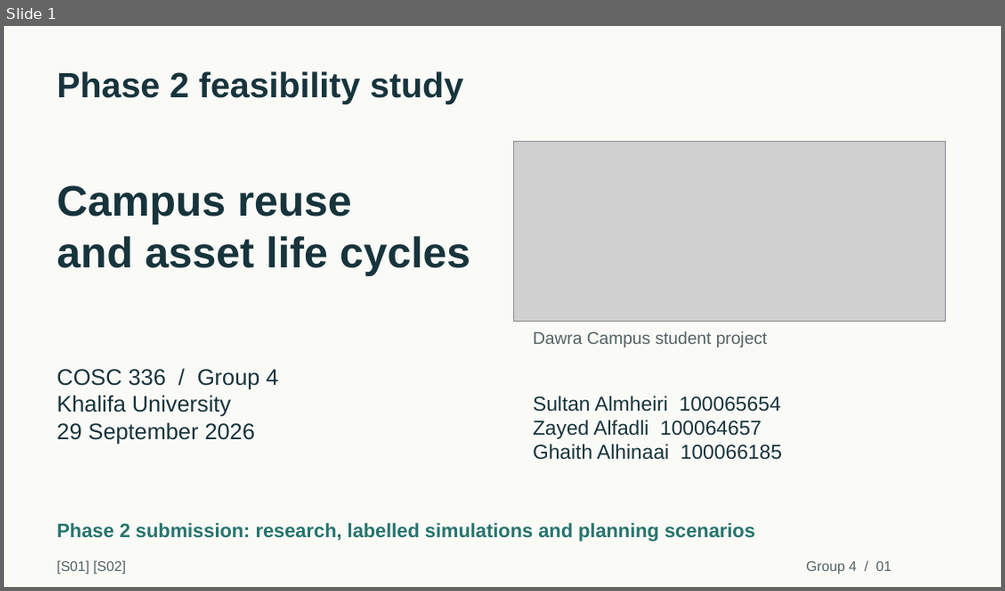
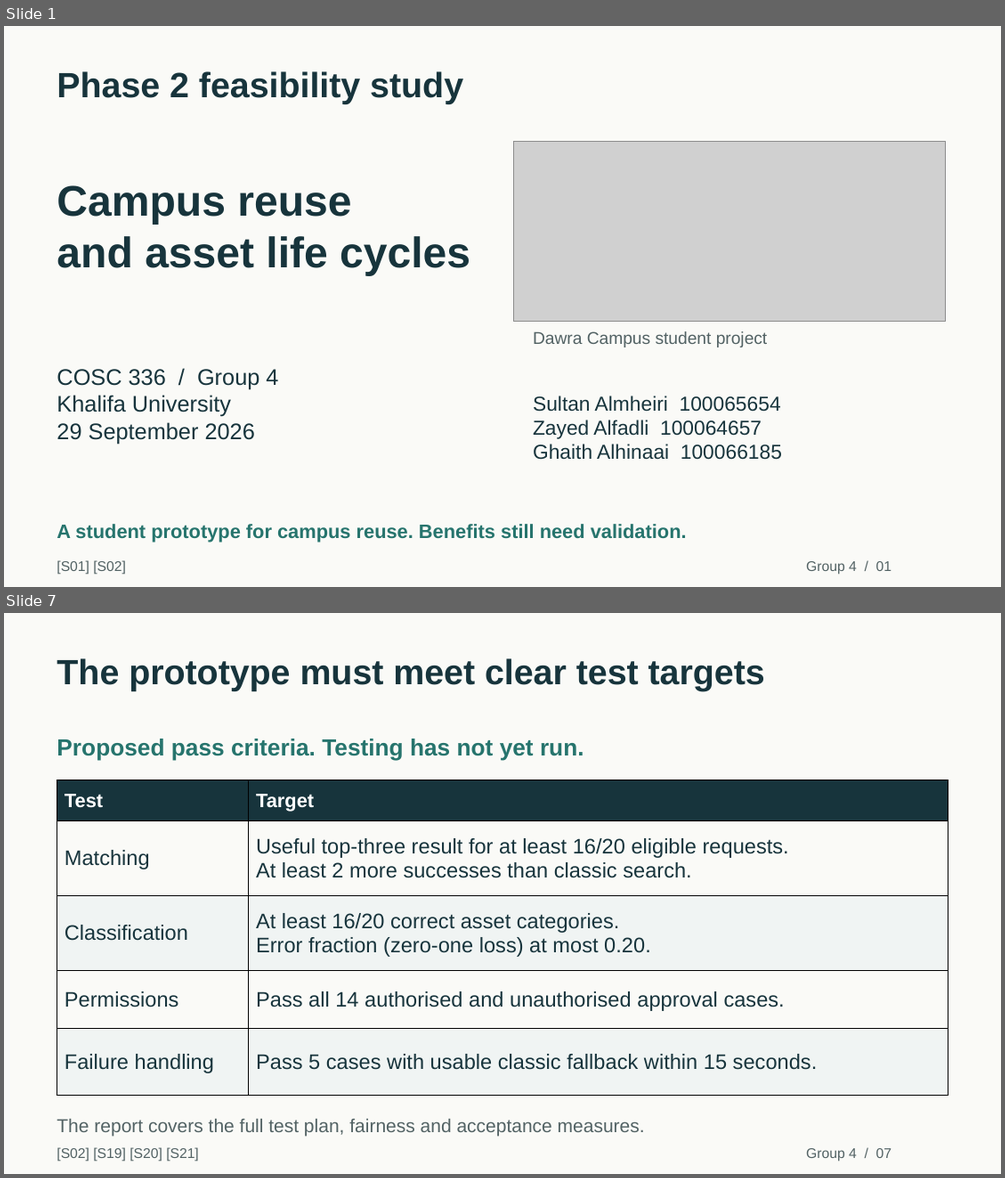
Before and after one commit to duqins/ITS, a slide deck: docs/phase2/final/Dawra_Campus_Phase2_Presentation.pptx. Shown one above the other, each under a label of ours: slide 1 before the commit, slides 1 and 7 after it; the slides between them are not shown. The pictures are 1005x591 and 1005x1178 pixels, drawn with LibreOffice and Linux fonts; fonts in the diff are those of the drawing; grey boxes stand for pictures. Boxes give left, top, right and bottom in pixels: in the first picture for what was removed or moved away, otherwise in the second. Text is boxed around its words. In the diff, an @@ line names an element or a change of style, - is before the commit and + after.

Commit message:
docs(phase2): shorten class presentation to 12 slides

```diff
--- a/docs/phase2/final/Dawra_Campus_Phase2_Presentation.pptx
+++ b/docs/phase2/final/Dawra_Campus_Phase2_Presentation.pptx
@@ slide 7 added at box(4, 613, 1001, 1174), background #FAFAF7 @@
@@ text added at box(57, 658, 765, 691), 33.8 pt, text #17343C, bold @@
+The prototype must meet clear test targets
@@ text added at box(57, 738, 584, 760), 22.5 pt, text #26746D, bold @@
+Proposed pass criteria. Testing has not yet run.
@@ table added at box(57, 779, 947, 1095), 5 rows, 2 columns @@
+Test | Target
+Matching | Useful top-three result for at least 16/20 eligible requests. / At least 2 more successes than classic search.
+Classification | At least 16/20 correct asset categories. / Error fraction (zero-one loss) at most 0.20.
+Permissions | Pass all 14 authorised and unauthorised approval cases.
+Failure handling | Pass 5 cases with usable classic fallback within 15 seconds.
@@ text added at box(57, 1119, 645, 1136), 18 pt, text #526264 @@
+The report covers the full test plan, fairness and acceptance measures.
@@ text added at box(57, 1147, 199, 1161), 13.5 pt, text #526264 @@
+[S02] [S19] [S20] [S21]
@@ text added at box(806, 1148, 891, 1161), 13.5 pt, text #526264 @@
+Group 4 / 07
@@ slide 1 changed as well @@
@@ text at box(57, 524, 687, 542): text changed @@
-Phase 2 submission: research, labelled simulations and planning scenarios
+A student prototype for campus reuse. Benefits still need validation.
```
Also in this commit, not shown: 3 other slides changed, 7 other slides added, 48 slides removed, 3 other files.
